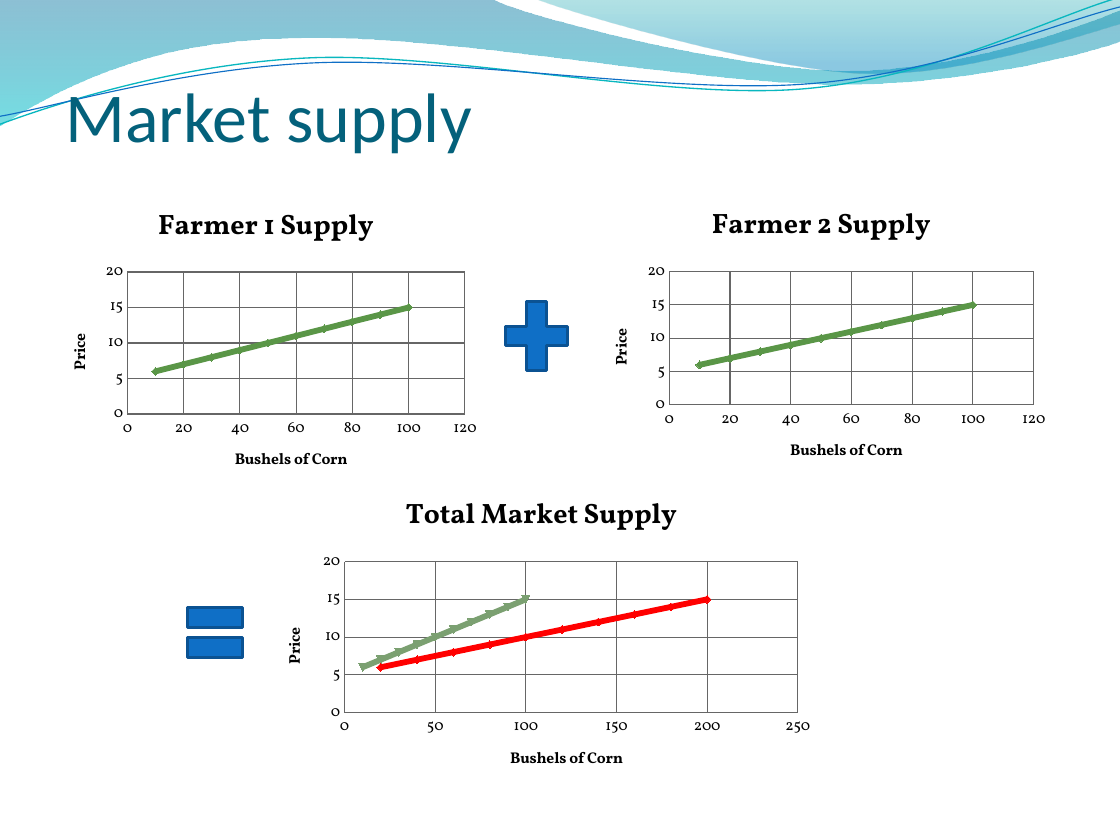
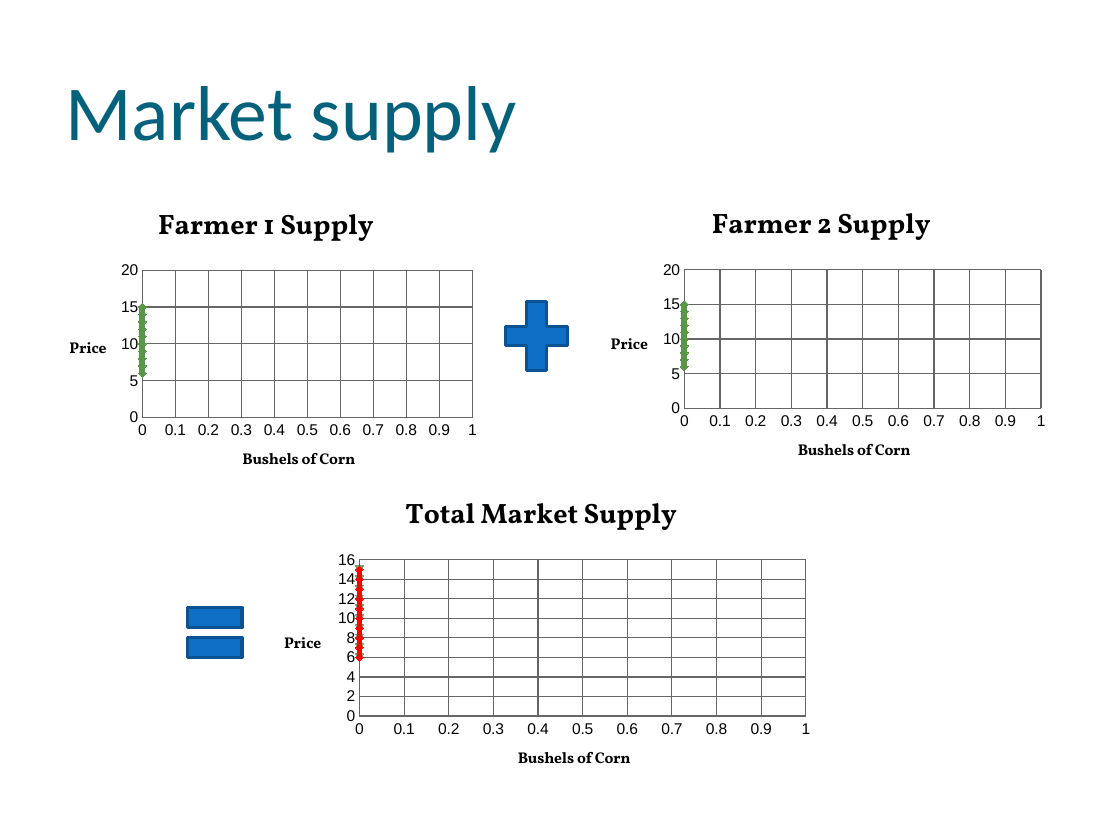
Before and after one commit to muff1nman/ClassNotes, a slide deck: slide 2 of Econ/PPT/S13_Lecture_4.pptx. Drawn at 1120x840 pixels with LibreOffice and Linux fonts; fonts in the diff are those of the drawing; background and template pictures are left out. Boxes give left, top, right and bottom in pixels: in the first picture for what was removed or moved away, otherwise in the second. Text is boxed around its words. In the diff, an @@ line names an element or a change of style, - is before the commit and + after.

```diff
--- a/Econ/PPT/S13_Lecture_4.pptx
+++ b/Econ/PPT/S13_Lecture_4.pptx
@@ freeform shape removed at bbox=[0, 0, 1120, 127] @@
@@ freeform shape removed at bbox=[0, 0, 1120, 131] @@
@@ freeform shape removed at bbox=[0, 7, 1120, 125] @@
@@ freeform shape removed at bbox=[536, 0, 1120, 77] @@
@@ text "Market supply" at bbox=[65, 86, 517, 153]: size 45 to 50 pt @@
@@ scatter smooth chart at bbox=[47, 187, 486, 495] @@
-Series 1: (10, 6), (20, 7), (30, 8), (40, 9), (50, 10), (60, 11), (70, 12), (80, 13), (90, 14), (100, 15)
+Series 1: (-, 40), (-, 47), (-, 53), (-, 60), (-, 67), (-, 73), (-, 80), (-, 87), (-, 93), (-, 100)
@@ colour of Series 1 #0F6FC6 to #5A9647 @@
@@ category axis title "Bushels of Corn" to "" @@
@@ value axis title "Price " to "" @@
@@ category axis changed @@
@@ value axis changed @@
@@ background changed @@
@@ lettering changed @@
@@ scatter smooth chart at bbox=[588, 187, 1055, 486] @@
-Series 1: (10, 6), (20, 7), (30, 8), (40, 9), (50, 10), (60, 11), (70, 12), (80, 13), (90, 14), (100, 15)
+Series 1: (-, 40), (-, 47), (-, 53), (-, 60), (-, 67), (-, 73), (-, 80), (-, 87), (-, 93), (-, 100)
@@ colour of Series 1 #0F6FC6 to #5A9647 @@
@@ category axis title "Bushels of Corn" to "" @@
@@ value axis title "Price " to "" @@
@@ category axis changed @@
@@ value axis changed @@
@@ background changed @@
@@ lettering changed @@
@@ scatter smooth chart at bbox=[261, 476, 821, 793] @@
-Series 1: (20, 6), (40, 7), (60, 8), (80, 9), (100, 10), (120, 11), (140, 12), (160, 13), (180, 14), (200, 15)
+Series 1: (-, 40), (-, 47), (-, 53), (-, 60), (-, 67), (-, 73), (-, 80), (-, 87), (-, 93), (-, 100)
-Series 2: (10, 6), (20, 7), (30, 8), (40, 9), (50, 10), (60, 11), (70, 12), (80, 13), (90, 14), (100, 15)
+Series 2: (-, 40), (-, 47), (-, 53), (-, 60), (-, 67), (-, 73), (-, 80), (-, 87), (-, 93), (-, 100)
@@ colour of Series 2 #009DD9 to #7BA071 @@
@@ category axis title "Bushels of Corn" to "" @@
@@ value axis title "Price " to "" @@
@@ category axis changed @@
@@ value axis changed @@
@@ background changed @@
@@ lettering changed @@
```
Also in this commit, not shown: 16 other slides changed, 12 other files.
